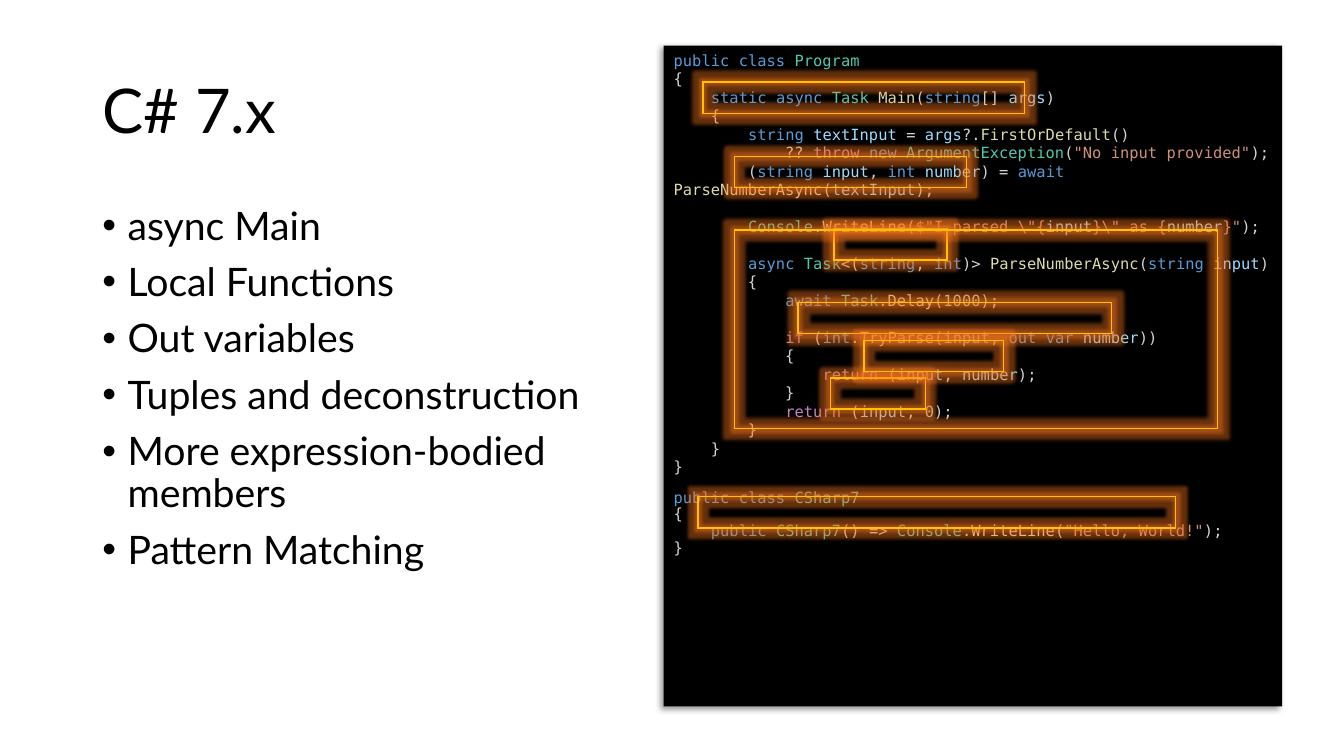
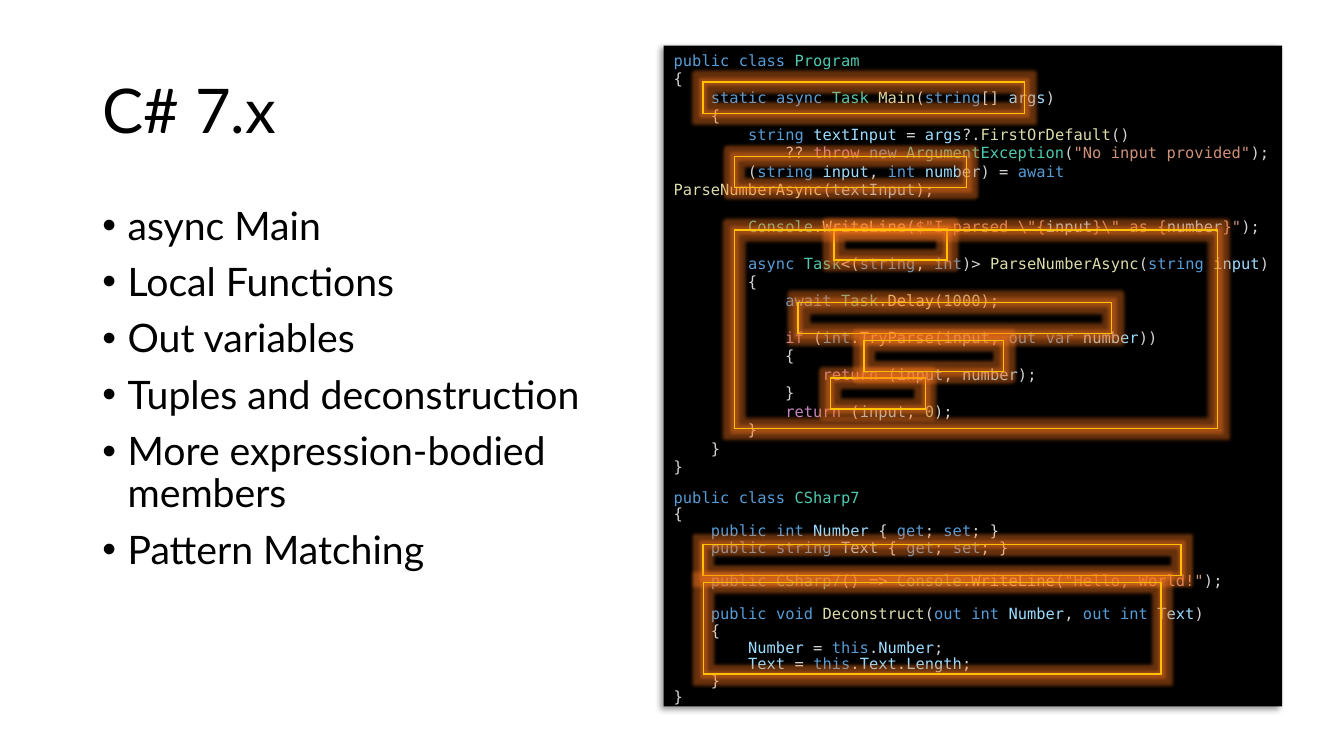
Before and after one commit to cabarney/keeping-up-with-csharp, a slide deck: slide 5 of Keeping up with C#.pptx. Drawn at 1344x756 pixels with LibreOffice and Linux fonts; fonts in the diff are those of the drawing; background and template pictures are left out. Boxes give left, top, right and bottom in pixels: in the first picture for what was removed or moved away, otherwise in the second. Text is boxed around its words. In the diff, an @@ line names an element or a change of style, - is before the commit and + after.

```diff
--- a/Keeping up with C#.pptx
+++ b/Keeping up with C#.pptx
@@ text at (674,491,1223,673): text changed; text colour #4EC9B0 to #569CD6 @@
-public class CSharp7
-{
-public CSharp7() => Console.WriteLine("Hello, World!");
-}
+public class CSharp7
+{
+public int Number { get; set; }
+public string Text { get; set; }
+public CSharp7() => Console.WriteLine("Hello, World!");
+public void Deconstruct(out int Number, out int Text)
+{
+Number = this.Number;
+Text = this.Text.Length;
+}
+}
@@ rectangle: place and size @@
-rectangle at (698,497,1176,528)
+rectangle at (704,544,1182,576)
@@ rectangle added at (704,583,1162,675), outline #FFC000 1 pt @@
```
Also in this commit, not shown: 2 other slides changed, 1 other file.
